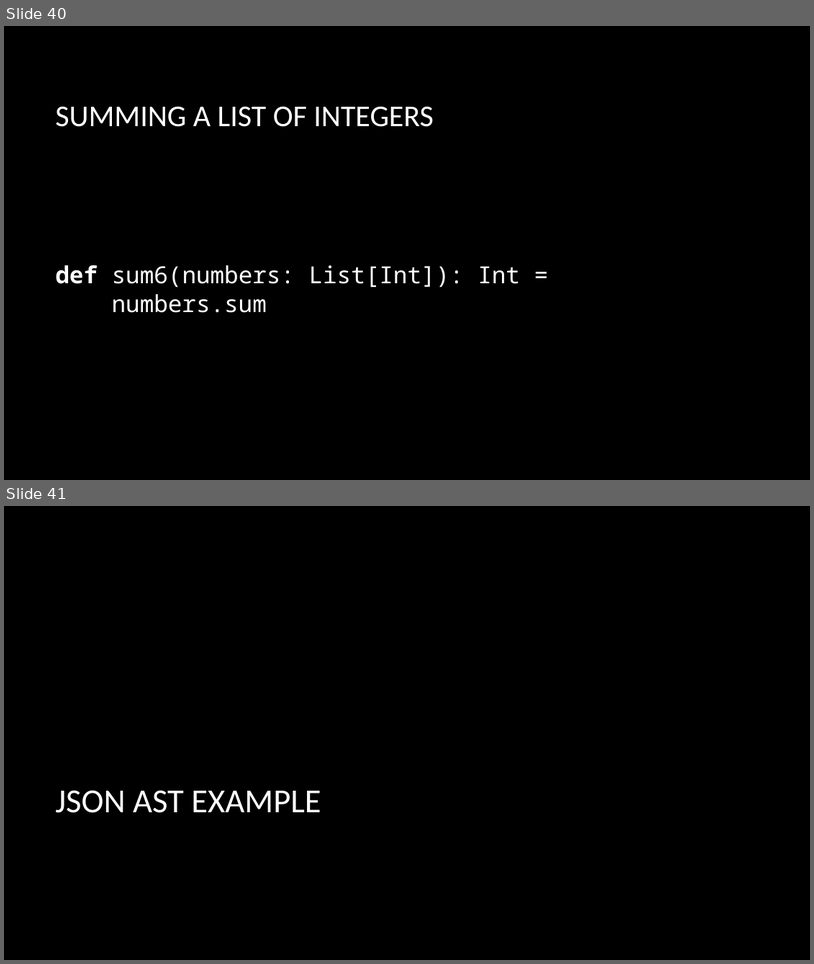
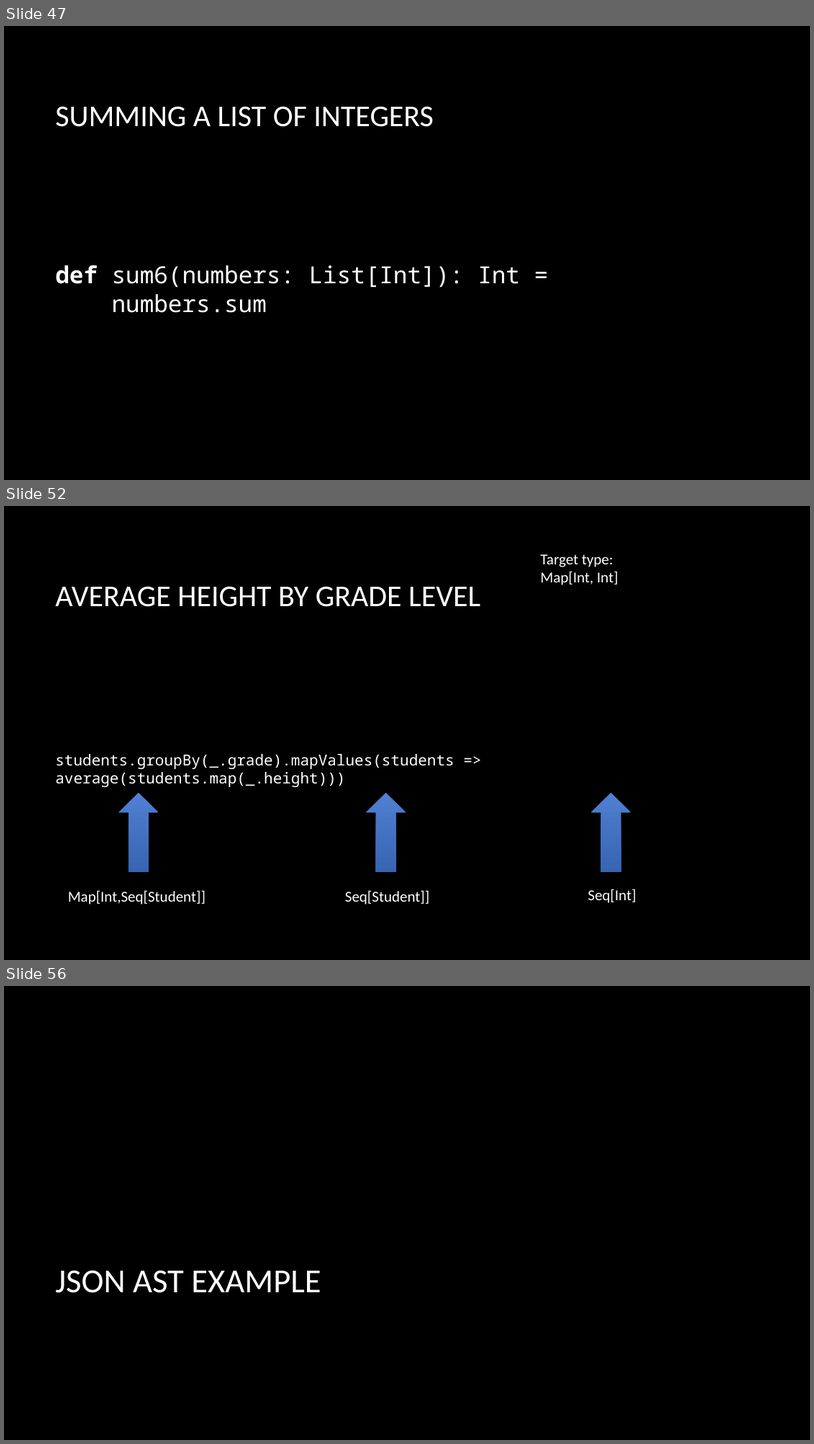
Before and after one commit to briangordon/scala-demo, a slide deck: scala-demo.pptx. Shown one above the other, each under a label of ours: slides 40 and 41 before the commit, slides 47, 52 and 56 after it; the slides between them are not shown. The pictures are 814x964 and 814x1444 pixels, drawn with LibreOffice and Linux fonts; fonts in the diff are those of the drawing; background and template pictures are left out. Boxes give left, top, right and bottom in pixels: in the first picture for what was removed or moved away, otherwise in the second. Text is boxed around its words. In the diff, an @@ line names an element or a change of style, - is before the commit and + after.

```diff
--- a/scala-demo.pptx
+++ b/scala-demo.pptx
@@ slide 52 added at (x1=4, y1=506, x2=810, y2=960), background picture (left out) @@
@@ text added at (x1=540, y1=554, x2=619, y2=585), 18 pt, text #FFFFFF @@
+Target type:
+Map[Int, Int]
@@ title added at (x1=55, y1=586, x2=481, y2=607), 36 pt, text #FFFFFF @@
+AVERAGE HEIGHT BY GRADE LEVEL
@@ text added at (x1=55, y1=754, x2=454, y2=787), 18 pt, text #FFFFFF @@
+students.groupBy(_.grade).mapValues(students => average(students.map(_.height)))
@@ up arrow added at (x1=119, y1=792, x2=158, y2=872), fill gradient #5180D2 to #3665B3 @@
@@ up arrow added at (x1=366, y1=792, x2=406, y2=872), fill gradient #5180D2 to #3665B3 @@
@@ up arrow added at (x1=592, y1=792, x2=630, y2=872), fill gradient #5180D2 to #3665B3 @@
@@ text added at (x1=68, y1=890, x2=206, y2=904), 18 pt, text #FFFFFF @@
+Map[Int,Seq[Student]]
@@ text added at (x1=345, y1=890, x2=430, y2=904), 18 pt, text #FFFFFF @@
+Seq[Student]]
@@ text added at (x1=588, y1=888, x2=636, y2=903), 18 pt, text #FFFFFF @@
+Seq[Int]
@@ what was slide 40 is now slide 47 @@
@@ what was slide 41 is now slide 56 @@
```
Also in this commit, not shown: 6 slides changed, 14 other slides added, 6 other files.
